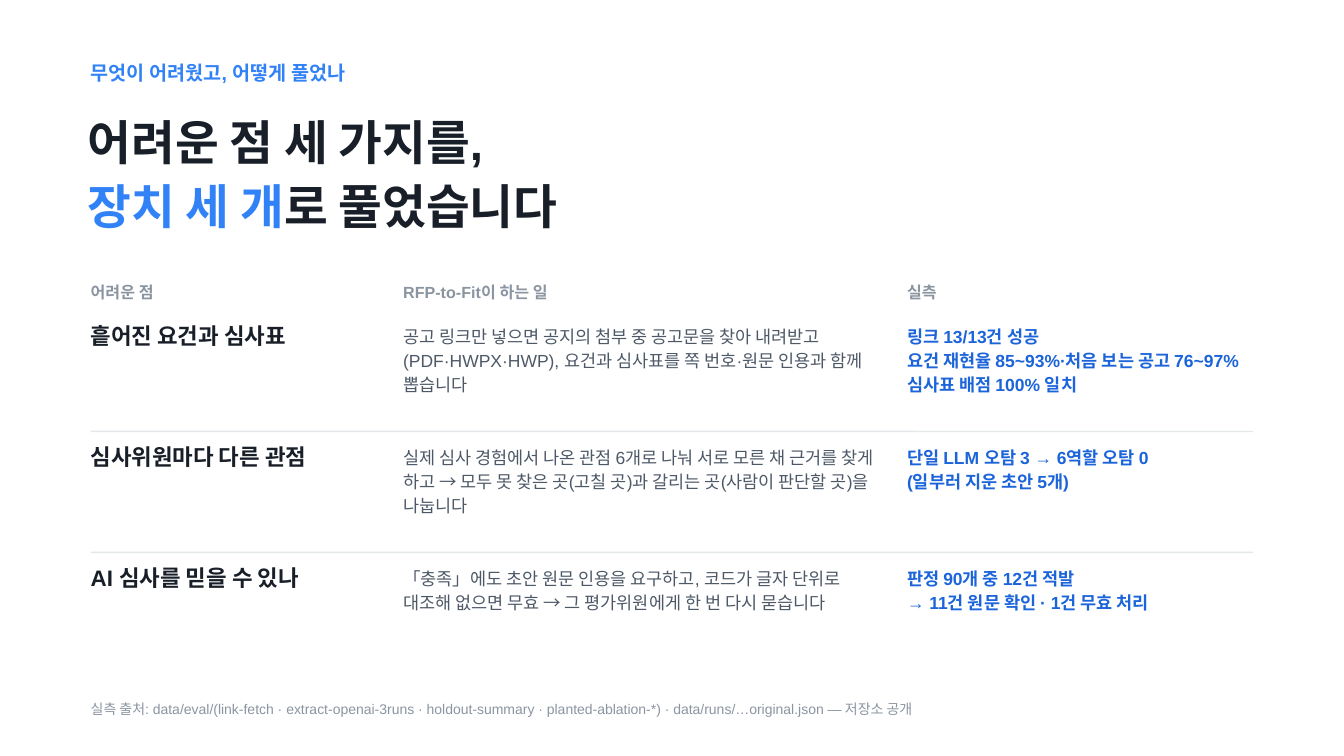
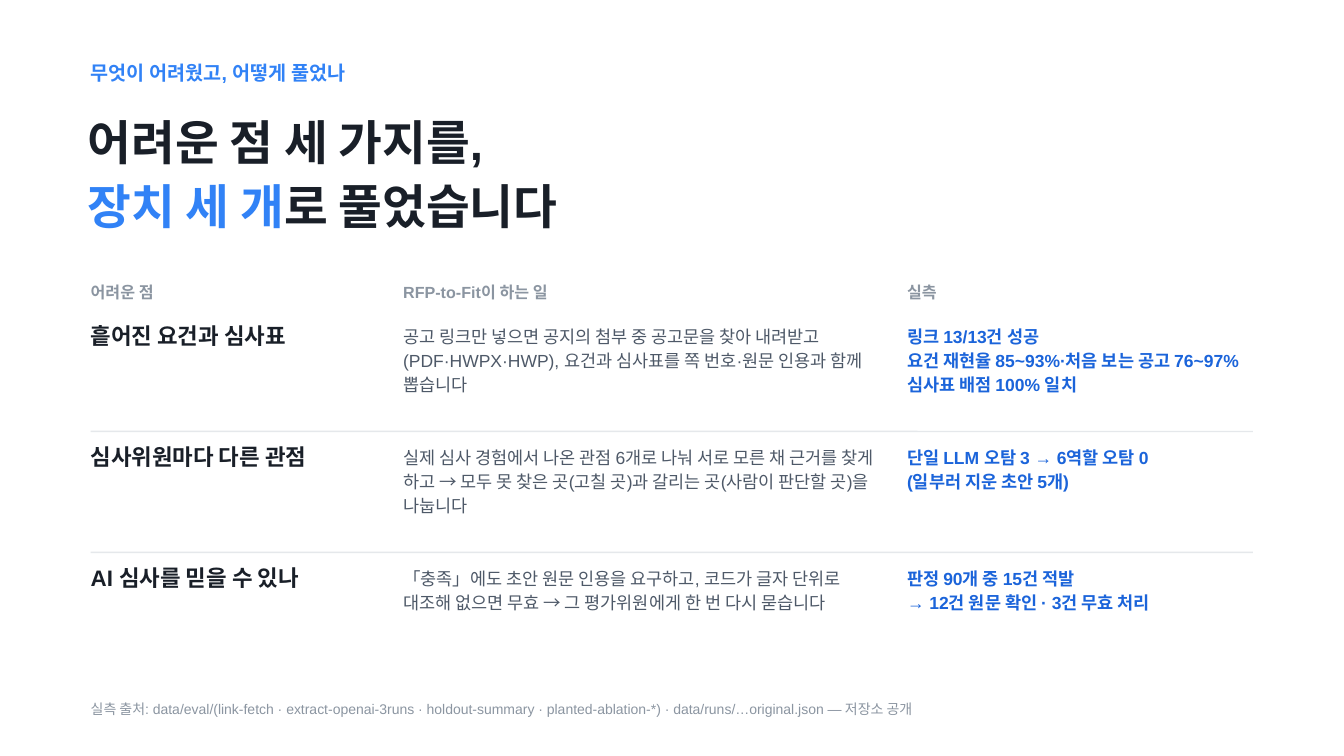
Before and after one commit to Ryugi62/rfp-to-fit, a slide deck: slide 3 of deliver/deck/RFP-to-Fit_루미아.pptx. Drawn at 1344x756 pixels with LibreOffice and Linux fonts; fonts in the diff are those of the drawing. Boxes give left, top, right and bottom in pixels: in the first picture for what was removed or moved away, otherwise in the second. Text is boxed around its words. In the diff, an @@ line names an element or a change of style, - is before the commit and + after.

```diff
--- a/deliver/deck/RFP-to-Fit_루미아.pptx
+++ b/deliver/deck/RFP-to-Fit_루미아.pptx
@@ text at (907, 570, 1150, 611): text changed @@
-판정 90개 중 12건 적발
-→ 11건 원문 확인 · 1건 무효 처리
+판정 90개 중 15건 적발
+→ 12건 원문 확인 · 3건 무효 처리
```
Also in this commit, not shown: 4 other slides changed, 12 other files.
